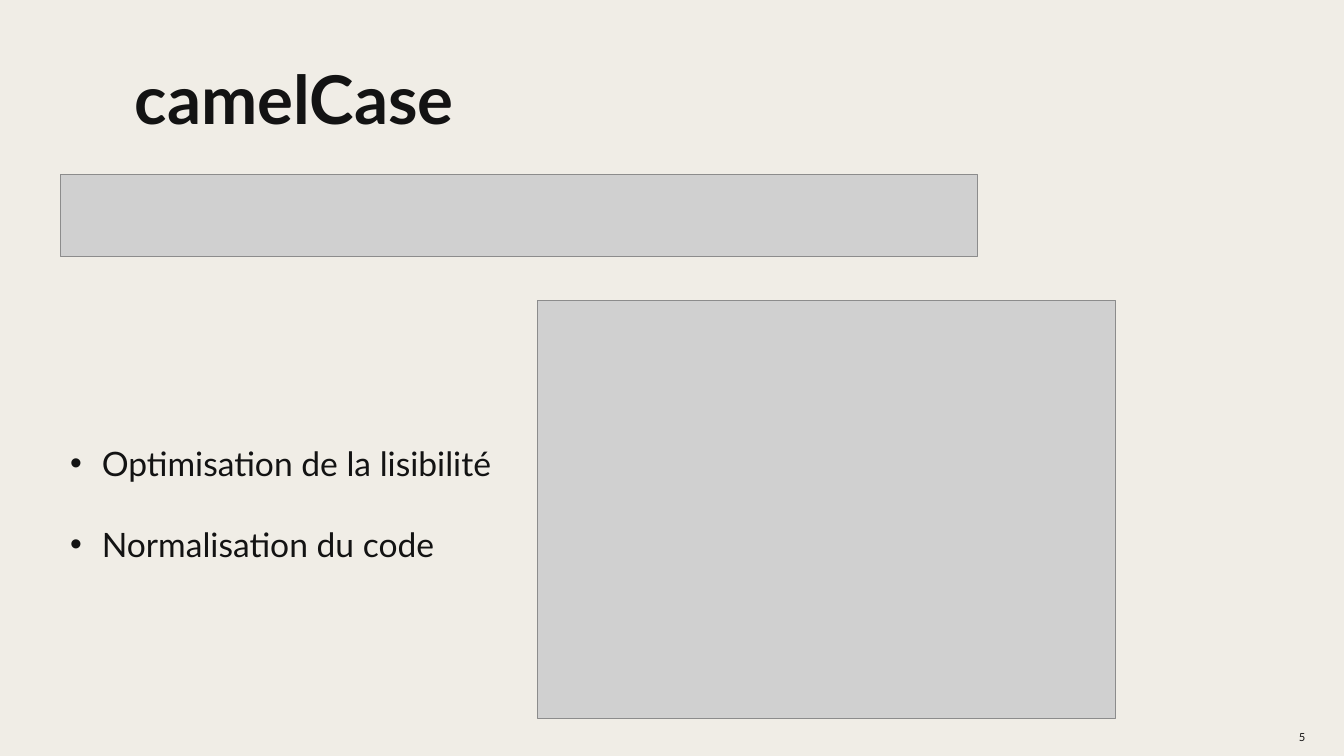
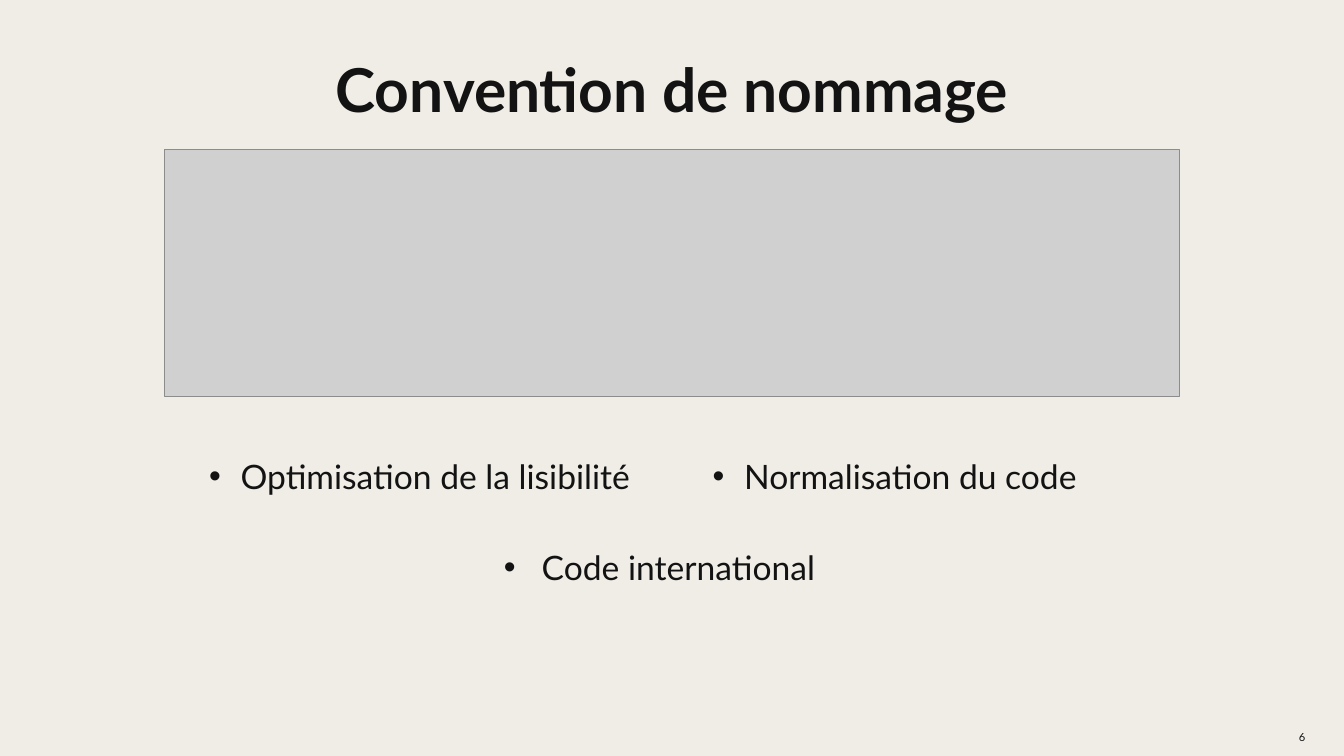
Before and after one commit to SashLamb/Trips-Roads, a slide deck: slide 6 of Documents/Presentation_S4.pptx (slide 5 before the commit). Drawn at 1344x756 pixels with LibreOffice and Linux fonts; fonts in the diff are those of the drawing; grey boxes stand for pictures; background and template pictures are left out. Boxes give left, top, right and bottom in pixels: in the first picture for what was removed or moved away, otherwise in the second. Text is boxed around its words. In the diff, an @@ line names an element or a change of style, - is before the commit and + after.

```diff
--- a/Documents/Presentation_S4.pptx
+++ b/Documents/Presentation_S4.pptx
@@ title removed at <box>135,74,454,125</box> @@
-camelCase
@@ title added at <box>336,67,1008,123</box>, 43.2 pt, text #131313, bold @@
+Convention de nommage
@@ picture added at <box>164,149,1180,396</box> @@
@@ picture removed at <box>60,174,978,257</box> @@
@@ picture removed at <box>537,300,1116,719</box> @@
@@ text "Optimisation de la lisibilité": place and size @@
-text "Optimisation de la lisibilité" at <box>102,451,491,558</box>
+text "Optimisation de la lisibilité" at <box>241,464,1076,495</box>
@@ text "Optimisation de la lisibilité" at <box>241,464,1076,495</box>: vertical alignment top to middle; columns 1 to 2 @@
@@ text added at <box>542,555,815,581</box>, 24 pt, text #131313 @@
+• Code international
@@ page number at <box>1299,733,1305,741</box>: text changed @@
-5
+6
```
Also in this commit, not shown: 9 other slides changed.
